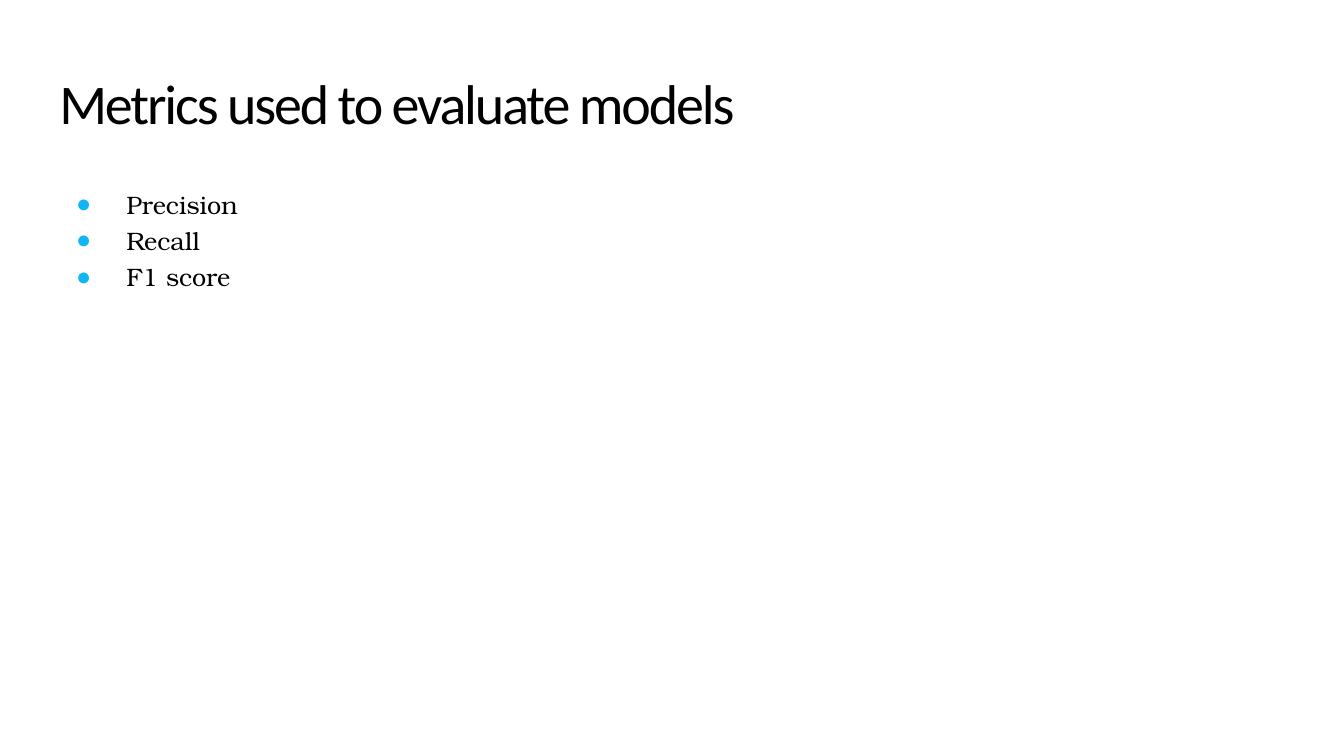
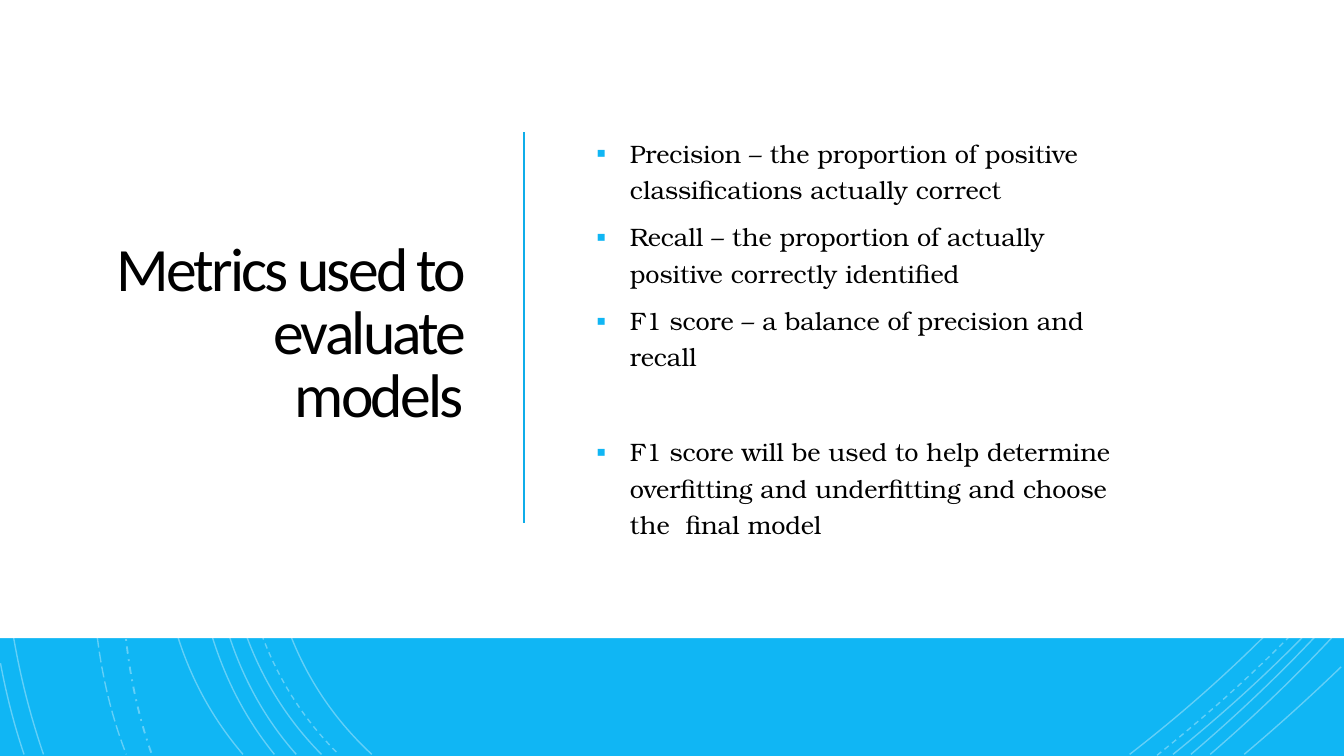
Before and after one commit to mathisme/ThinkfulSLCap, a slide deck: slide 10 of Capstone2.pptx. Drawn at 1344x756 pixels with LibreOffice and Linux fonts; fonts in the diff are those of the drawing. Boxes give left, top, right and bottom in pixels: in the first picture for what was removed or moved away, otherwise in the second. Text is boxed around its words. In the diff, an @@ line names an element or a change of style, - is before the commit and + after.

```diff
--- a/Capstone2.pptx
+++ b/Capstone2.pptx
@@ rectangle added at (0,0,1344,755), fill #10B6F4 @@
@@ rectangle added at (0,0,1344,638), fill #FFFFFF @@
@@ group added at (0,0,1341,755): 18 freeform shapes @@
@@ group added at (0,0,1341,755): 18 freeform shapes @@
@@ title "Metrics used to evaluate models": place and size @@
-title "Metrics used to evaluate models" at (59,85,735,125)
+title "Metrics used to evaluate models" at (117,248,467,418)
@@ title "Metrics used to evaluate models" at (117,248,467,418): size 30 to 33 pt, letter spacing -1.1 to -1.5 pt; alignment left to right; vertical alignment top to middle @@
@@ text "Precision – the proportion of ..." at (630,144,1110,535): vertical alignment top to middle @@
@@ line added from (524, 132) to (524, 523), #0FAEE9 1 pt @@
@@ text at (630,144,1110,535): text changed @@
-● Precision
-● Recall
-● F1 score
+▪ Precision – the proportion of positive classifications actually correct
+▪ Recall – the proportion of actually positive correctly identified
+▪ F1 score – a balance of precision and recall
+▪ F1 score will be used to help determine overfitting and underfitting and choose the final model
```
Also in this commit, not shown: 8 other slides changed, 1 slide removed.
